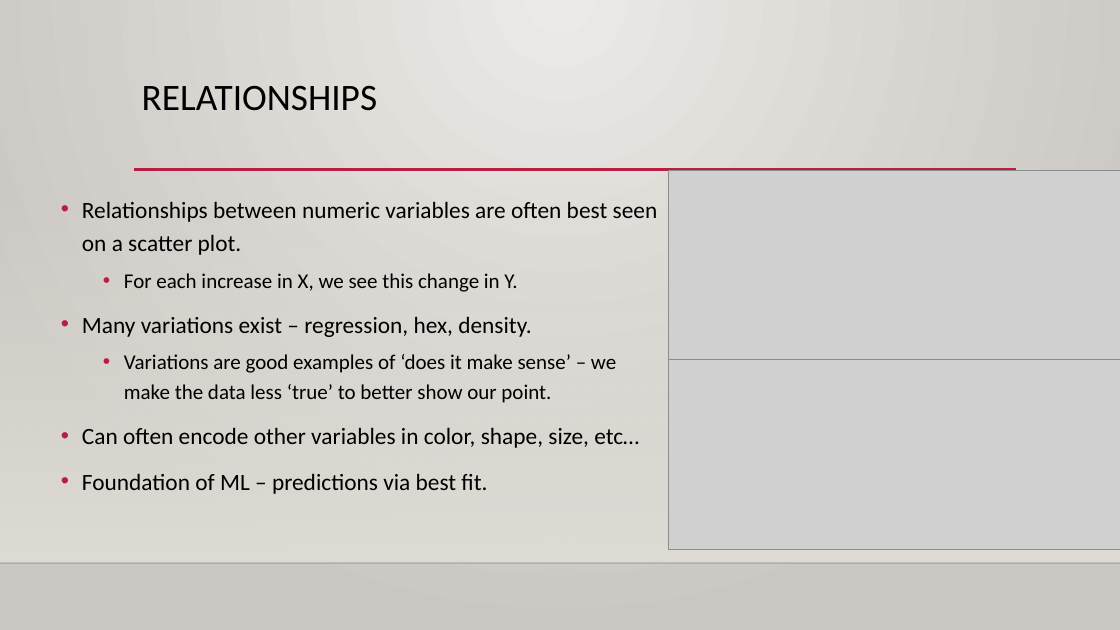
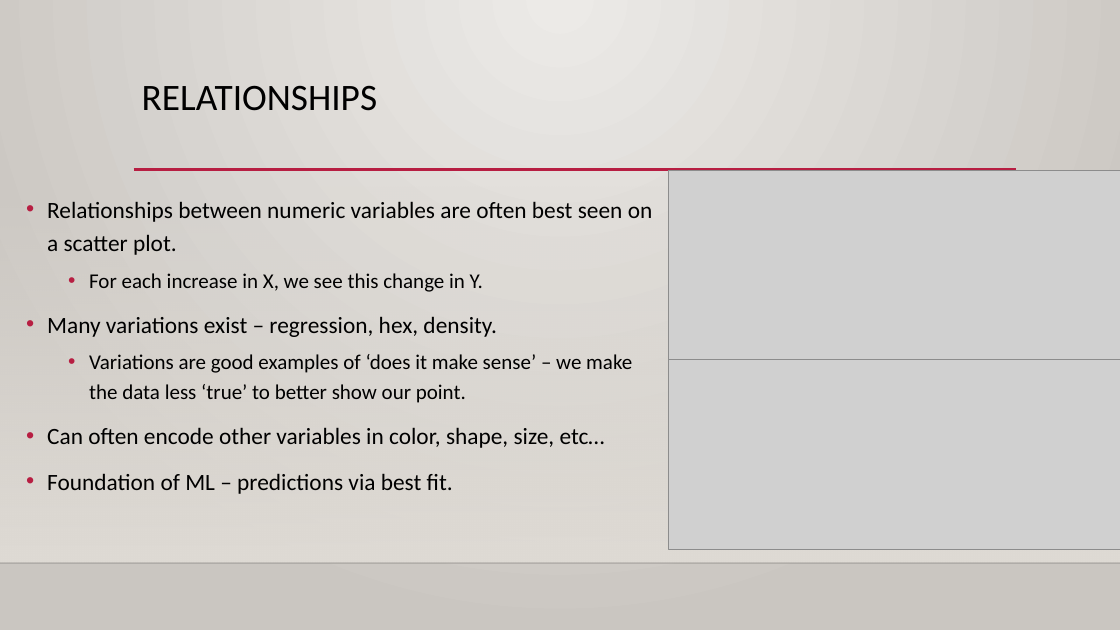
Before and after one commit to AkeemSemper/ml_datasets, a slide deck: slide 25 of slides/chapter_5.pptx (slide 22 before the commit). Drawn at 1120x630 pixels with LibreOffice and Linux fonts; fonts in the diff are those of the drawing; grey boxes stand for pictures; background and template pictures are left out. Boxes give left, top, right and bottom in pixels: in the first picture for what was removed or moved away, otherwise in the second. Text is boxed around its words. In the diff, an @@ line names an element or a change of style, - is before the commit and + after.

```diff
--- a/slides/chapter_5.pptx
+++ b/slides/chapter_5.pptx
@@ text "Relationships between numeric variables are ..." rewrapped from [82, 201, 658, 494] to [47, 201, 653, 494] @@
```
Also in this commit, not shown: 2 other slides changed, 4 slides added.
